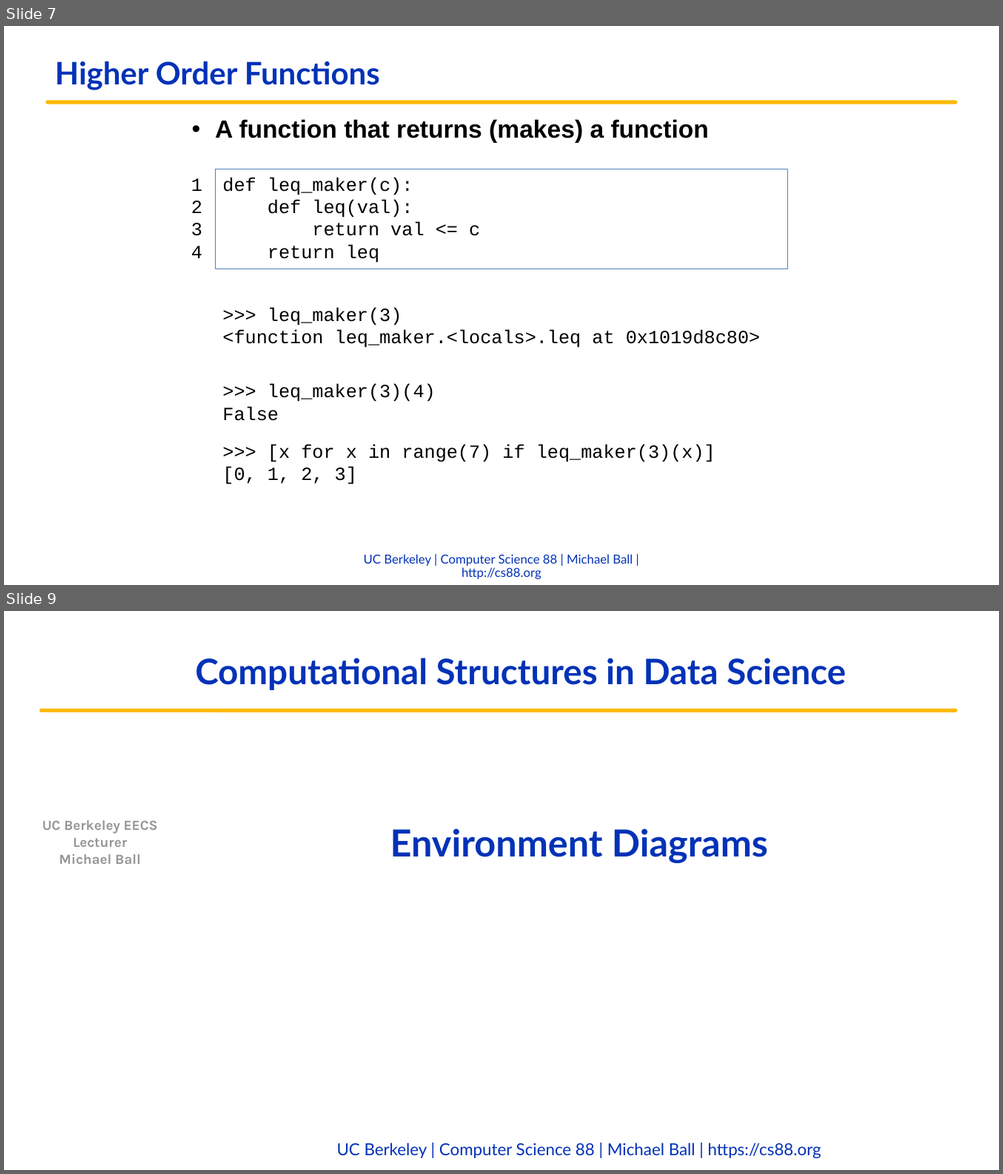
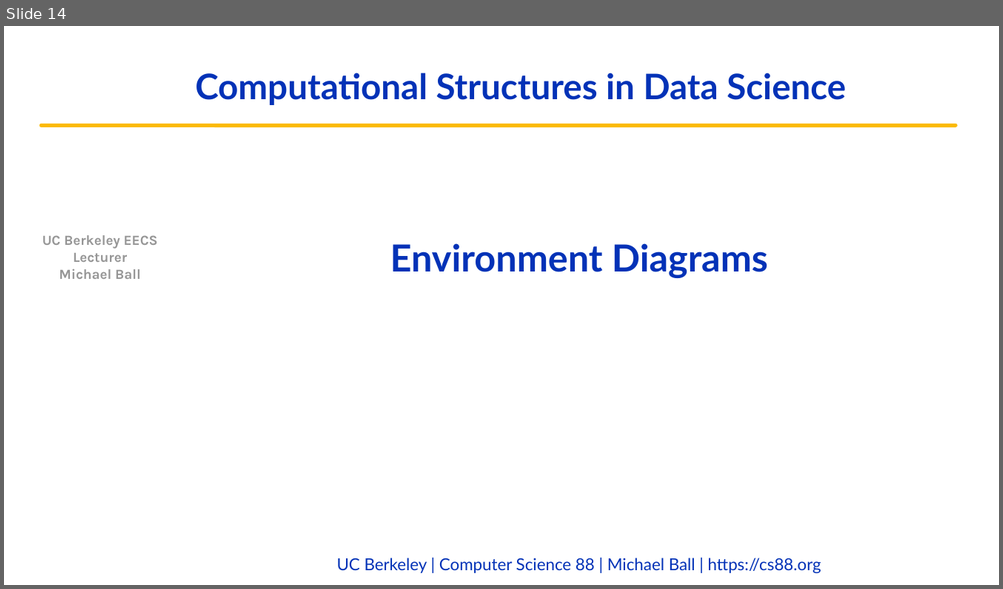
Before and after one commit to cs88-website/fa22, a slide deck: assets/slides/fa22/07-HOFs_Environments.pptx. Shown one above the other, each under a label of ours: slides 7 and 9 before the commit, slide 14 after it; the slides between them are not shown. The pictures are 1003x1174 and 1003x589 pixels, drawn with LibreOffice and Linux fonts; fonts in the diff are those of the drawing; background and template pictures are left out. Boxes give left, top, right and bottom in pixels: in the first picture for what was removed or moved away, otherwise in the second. Text is boxed around its words. In the diff, an @@ line names an element or a change of style, - is before the commit and + after.

```diff
--- a/assets/slides/fa22/07-HOFs_Environments.pptx
+++ b/assets/slides/fa22/07-HOFs_Environments.pptx
@@ slide 7 removed at bbox=[4, 26, 999, 585], background #FFFFFF @@
@@ title removed at bbox=[55, 61, 380, 90] @@
-Higher Order Functions
@@ freeform shape removed at bbox=[47, 102, 956, 102] @@
@@ text removed at bbox=[215, 119, 708, 143] @@
-• A function that returns (makes) a function
@@ text removed at bbox=[191, 178, 202, 258] @@
-1
-2
-3
-4
@@ rectangle removed at bbox=[215, 170, 788, 270] @@
-def leq_maker(c):
-def leq(val):
-return val <= c
-return leq
@@ text removed at bbox=[222, 308, 760, 348] @@
->>> leq_maker(3)
-<function leq_maker.<locals>.leq at 0x1019d8c80>
@@ text removed at bbox=[222, 384, 435, 421] @@
->>> leq_maker(3)(4)
-False
@@ text removed at bbox=[222, 445, 715, 485] @@
->>> [x for x in range(7) if leq_maker(3)(x)]
-[0, 1, 2, 3]
@@ text removed at bbox=[364, 554, 632, 580] @@
-UC Berkeley | Computer Science 88 | Michael Ball | http://cs88.org
@@ what was slide 9 is now slide 14 @@
```
Also in this commit, not shown: 4 slides changed, 10 slides added, 4 other slides removed, 5 other files.
